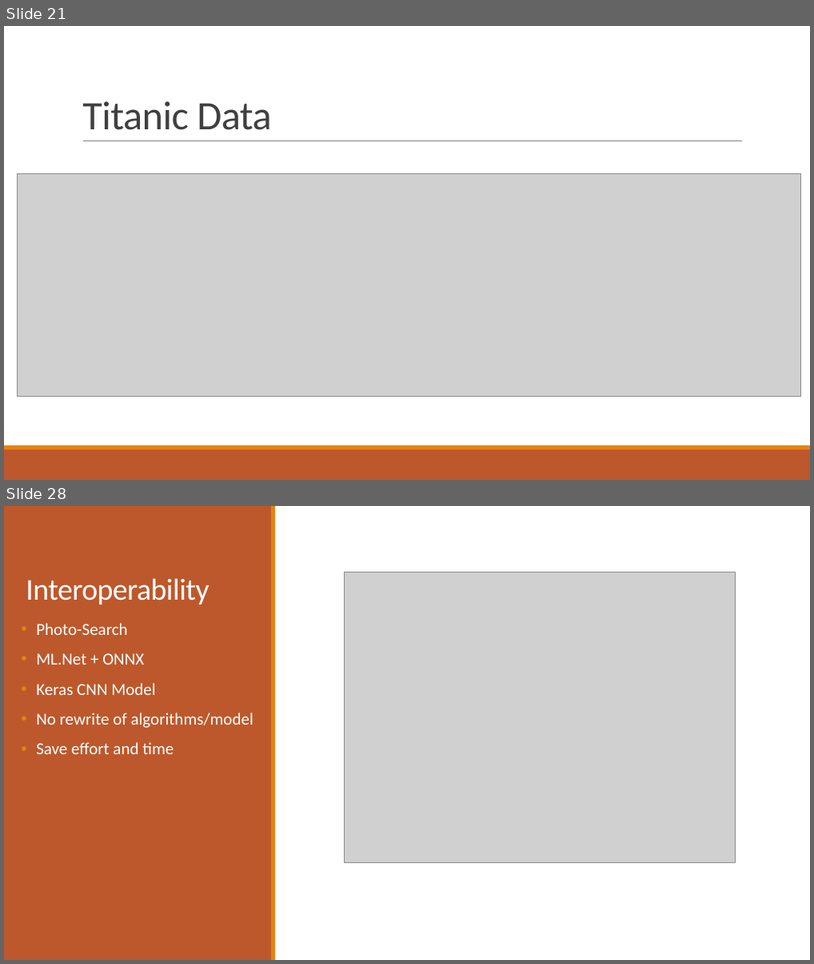
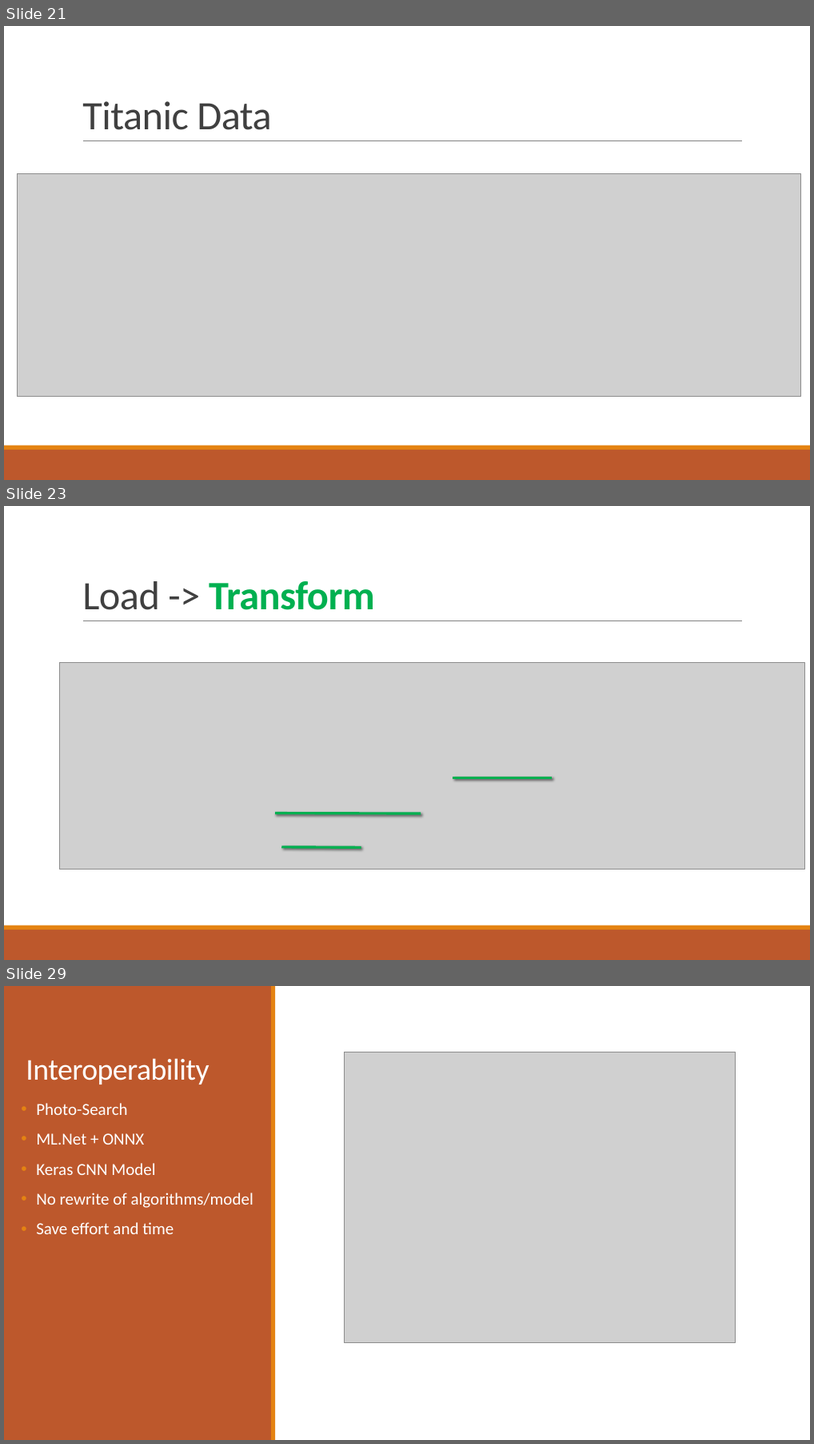
Before and after one commit to praveenraghuvanshi1512/AIML, a slide deck: Meetup_DotNet_10_Aug_2019/ML_Net_Praveen_Raghuvanshi_10_Aug_2019.pptx. Shown one above the other, each under a label of ours: slides 21 and 28 before the commit, slides 21, 23 and 29 after it; the slides between them are not shown. The pictures are 814x964 and 814x1444 pixels, drawn with LibreOffice and Linux fonts; fonts in the diff are those of the drawing; grey boxes stand for pictures. Boxes give left, top, right and bottom in pixels: in the first picture for what was removed or moved away, otherwise in the second. Text is boxed around its words. In the diff, an @@ line names an element or a change of style, - is before the commit and + after.

```diff
--- a/Meetup_DotNet_10_Aug_2019/ML_Net_Praveen_Raghuvanshi_10_Aug_2019.pptx
+++ b/Meetup_DotNet_10_Aug_2019/ML_Net_Praveen_Raghuvanshi_10_Aug_2019.pptx
@@ slide 23 added at (x1=4, y1=506, x2=810, y2=960), background #FFFFFF; not listed: 3 template elements that a slide beside it also shows @@
@@ title added at (x1=82, y1=581, x2=375, y2=610), 48 pt, text #00B050, bold @@
+Load -> Transform
@@ picture added at (x1=60, y1=663, x2=805, y2=869) @@
@@ line added from (454, 778) to (553, 778), #00B050 3 pt @@
@@ line added from (276, 812) to (421, 813), #00B050 3 pt @@
@@ line added from (282, 847) to (362, 847), #00B050 3 pt @@
@@ what was slide 28 is now slide 29 @@
```
Also in this commit, not shown: 5 slides changed, 2 other slides added, 2 slides removed.
